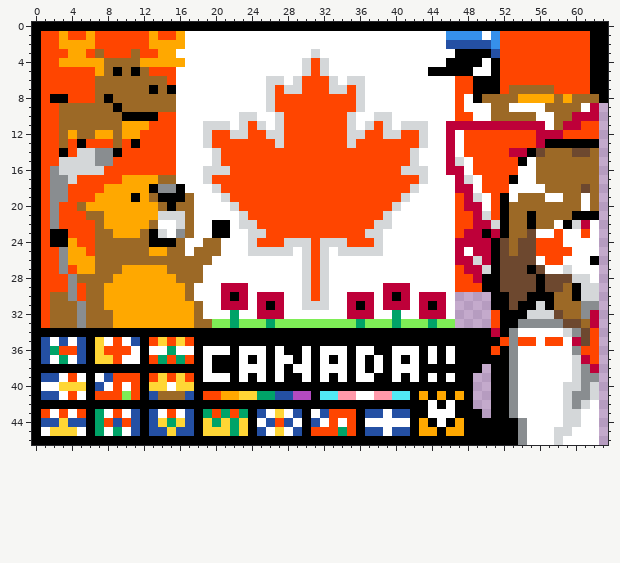
File history of a pixel-art sprite, outputs/canada.full.png. Above is the file before it was changed.
The file is 64x47 pixels.
After:
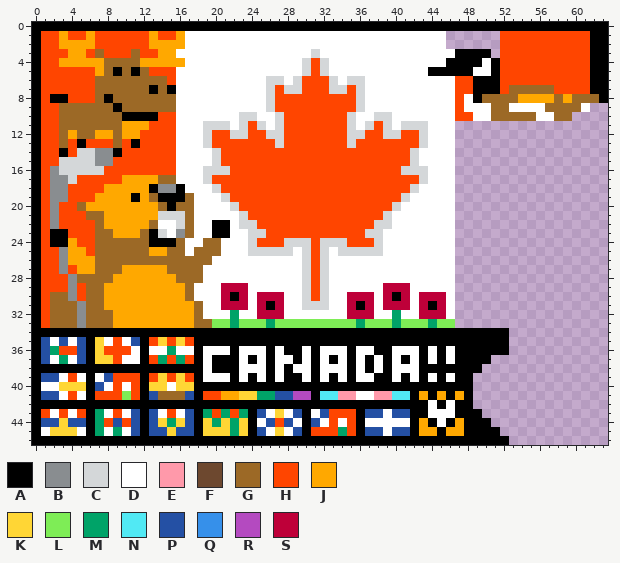
Palette (. is transparent): A #000000  B #898d90  C #d4d7d9  D #ffffff  E #ff99aa  F #6d482f  G #9c6926  H #ff4500  J #ffa800  K #ffd635  L #7eed56  M #00a368  N #51e9f4  P #2450a4  Q #3690ea  R #b44ac0  S #be0039
Edits made:
@@ x 44..53 @@
  0 AAAAAAAAAA
- 1 DDQQQQDQHH
- 2 DDPPPPPQHH
- 3 DDDAAAAPHH
+ 1 DD......HH
+ 2 DD......HH
+ 3 DDDAAAA.HH
  4 DDAAAADAHH
@@ x 44..63 @@
  8 DDDHDAGGGGJJJJGJGGGA
- 9 DDDHDDDGGDDDDGGGGDS.
-10 DDDHHDDGGGGGDDGGSSS.
-11 DDSSSSSSSSSSSDGSSHH.
-12 DDSDHHHHHHHHSSSHHHH.
-13 DDSDHHHHHHHHSAAAAAA.
-14 DDSDHHHHHSSAFGGGFFG.
-15 DDSCDHHHHHADGGGGGGG.
-16 DDSSDHHHHHDDGGGGGGG.
-17 DDDSCDHHHADDGGGGGGG.
-18 DDDSSDHHHDDDDGGGGFG.
-19 DDDHSCDHADGGGDDGGDG.
-20 DDDHSSDHAGGGGGGGGDG.
-21 DDDHHSCHAGGAGGGGAAA.
-22 DDDHHSSCAGGAGGDACSD.
-23 DDDHSSASAGGFDDHDDHD.
-24 DDDSSSSAFGFFHHHDDDD.
-25 DDDSDSSAFGFFHHHHDDD.
-26 DDDSSCSAFFFFDHHDDDA.
-27 DDDHSSCAFFFAFDDCDDD.
-28 DDDHHSAAFFFFAFFFCCD.
-29 DDDHHHAAFFFFAFFGACC.
-30 SSD....AAFFAAAGGACC.
-31 ASD....AAFAACAGGGBB.
-32 SSD....HAAACCCFGGBS.
-33 MLL....HAABBBBBFFGS.
-34 AAAAAAASABDDDDDCBFH.
-35 AAAAAAAAHBHHDHHDSFH.
-36 DADAAAAHABDDDDDDBHH.
-37 DADAAAAAABDDDDDDCSH.
-38 AAAAAA.AABDDDDDDCBS.
-39 DADAA..AABDDDDDDCBB.
-40 AAAAA..AABDDDDDCCBC.
-41 AJAJA..AABDDDDDCBBC.
-42 DADAA..AABDDDDDCBCD.
-43 DDDAAA.AABDDDDDCCDD.
-44 ADAJAAAAAABDDDDCCDD.
-45 JAJJAAAAAABDDDCCDDD.
-46 AAAAAAAAAABDDDCDDDD.
+ 9 DDDHDDDGGDDDDGGGGD..
+10 DDDHHDDGGGGGDDGG....
+11 DDD.................
+12 DDD.................
+13 DDD.................
+14 DDD.................
+15 DDD.................
+16 DDD.................
+17 DDD.................
+18 DDD.................
+19 DDD.................
+20 DDD.................
+21 DDD.................
+22 DDD.................
+23 DDD.................
+24 DDD.................
+25 DDD.................
+26 DDD.................
+27 DDD.................
+28 DDD.................
+29 DDD.................
+30 SSD.................
+31 ASD.................
+32 SSD.................
+33 MLL.................
+34 AAAAAAAAA...........
+35 AAAAAAAAA...........
+36 DADAAAAAA...........
+37 DADAAAA.............
+38 AAAAAA..............
+39 DADAA...............
+40 AAAAA...............
+41 AJAJA...............
+42 DADAA...............
+43 DDDAAA..............
+44 ADAJAAA.............
+45 JAJJAAAA............
+46 AAAAAAAAA...........
